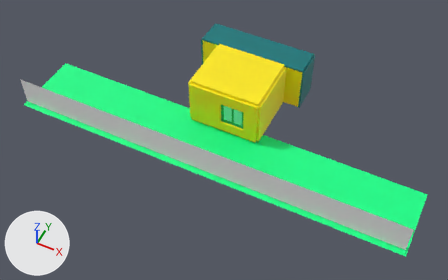
The FBX model Assets/FourthBase/Models/Room.fbx as it was, and as the next commit left it.
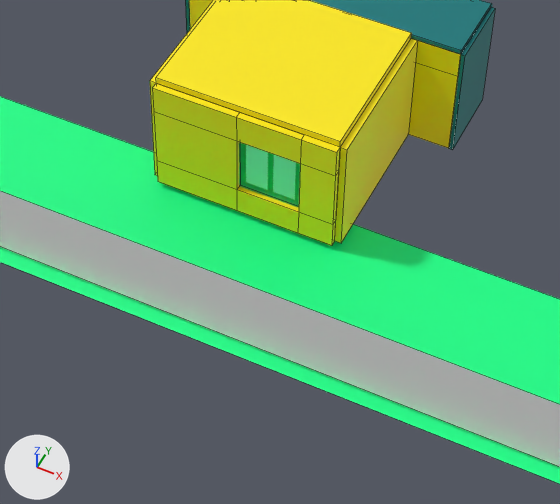
Each version appears first whole from a 50 mm lens placed at (10.72, -23.43, 25.85), pointed at (0.34, -2.67, -0.11), and next in a close-up on the part from 30% to 76% of the width and 19% to 85% of the height. Arrows for +X, +Y and +Z are at lower left; the lights stay in place. The close-ups show mesh edges as thin lines. Where no turn or scale is listed for an object, it has been applied to the vertices.

Script lines for the objects in view, before the commit:
```python
me_mesh_006 = bpy.data.meshes.new('Mesh.006')
me_mesh_006.from_pydata([(11.4, 0.0, -0.9), (-11.4, 0.0, -0.9), (11.4, 0.0, 0.9), (-11.4, 0.0, 0.9)], [], [(0, 1, 3, 2)])
me_mesh_006.materials.append(mat_shd_fence)  # white #ffffff
me_mesh_104 = bpy.data.meshes.new('Mesh.104')
me_mesh_104.from_pydata([(-0.14, -0.63, -0.87), (-0.14, -0.63, 1.83), (-0.14, 1.09, -0.87), (-0.14, 1.09, 1.77), (-0.05, -0.63, -0.87), (-0.05, -0.63, 1.83), (-0.05, 1.09, 1.77), (-0.05, 1.09, -0.87)], [], [(4, 7, 6, 5), (0, 1, 3, 2), (0, 4, 5, 1), (1, 5, 6, 3), (3, 6, 7, 2), (2, 7, 4, 0)])
me_mesh_104.materials.append(mat_shd_curtaincylinder)  # dark cyan #00777a
me_mesh_109 = bpy.data.meshes.new('Mesh.109')
me_mesh_109.from_pydata(...)  # a box spanning x 0.01..0.15, y -2.09..1.43, z -1.08..1.62
me_mesh_109.materials.append(mat_shd_cahier)  # yellow #ffeb00
ob_msh_fencetemplate = bpy.data.objects.new('msh_FenceTemplate', me_mesh_006)
ob_msh_fencetemplate.location = (0.0, -5.18, 0.84)
ob_pplane10 = bpy.data.objects.new('pPlane10', me_mesh_109)
ob_pplane10.location = (2.01, 0.07, 1.08)
ob_pplane4 = bpy.data.objects.new('pPlane4', me_mesh_104)
ob_pplane4.location = (3.24, 2.13, 0.87)
# also in view: 'pPlane3' at (-0.02, 2.37, 2.71); 'pPlane13' at (-1.08, -2.09, 1.35); 'msh_GrassTemplate' at (0.0, -3.39, -0.13); 'msh_WindowTemplate1' at (0.86, -1.97, 1.36); 'pPlane8' at (1.63, -2.09, 1.35)
```
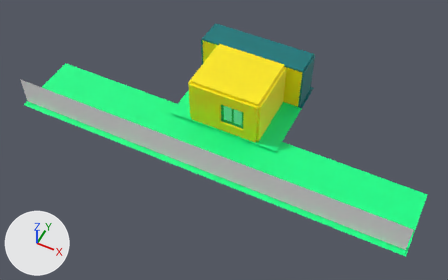
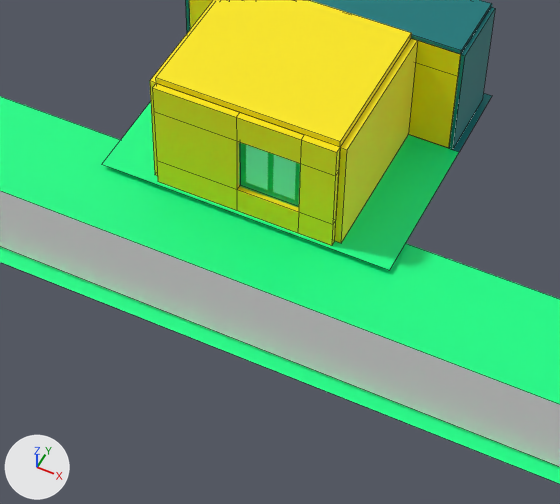
Commit message: MAJ Chambre WIP

What differs and where, as boxes [x1, y1, x2, y2] in the close-ups (560 x 504 px):
'msh_Floor', added (green): after [102, 93, 492, 270]
    faces in mat_shd_tasse1 (green #00ff8d): [102, 102, 459, 270]
    faces in mat_shd_curtaincylinder1 (dark cyan #00777a): [425, 93, 492, 152]

The change, as a diff of the scene's bpy script:
```diff
--- a/Assets/FourthBase/Models/Room.fbx.py
+++ b/Assets/FourthBase/Models/Room.fbx.py
@@ me_mesh_115_1 @@
+me_mesh_115_1.from_pydata([(-1.49, -5.18, 0.0), (5.18, -5.18, 0.0), (-1.49, 0.52, 0.0), (5.18, 0.52, 0.0), (5.18, -1.44, 0.0), (-1.49, -1.44, 0.0)], [], [(0, 1, 4, 5), (5, 4, 3, 2)])
+for i in [1]: me_mesh_115_1.polygons[i].material_index = 1
+me_mesh_115_1.materials.append(mat_shd_tasse1)  # green #00ff8d
+me_mesh_115_1.materials.append(mat_shd_curtaincylinder1)  # dark cyan #00777a
@@ ob_msh_floor @@
+ob_msh_floor = bpy.data.objects.new('msh_Floor', me_mesh_115_1)
+ob_msh_floor.location = (-1.84, 2.94, 0.0)
```
